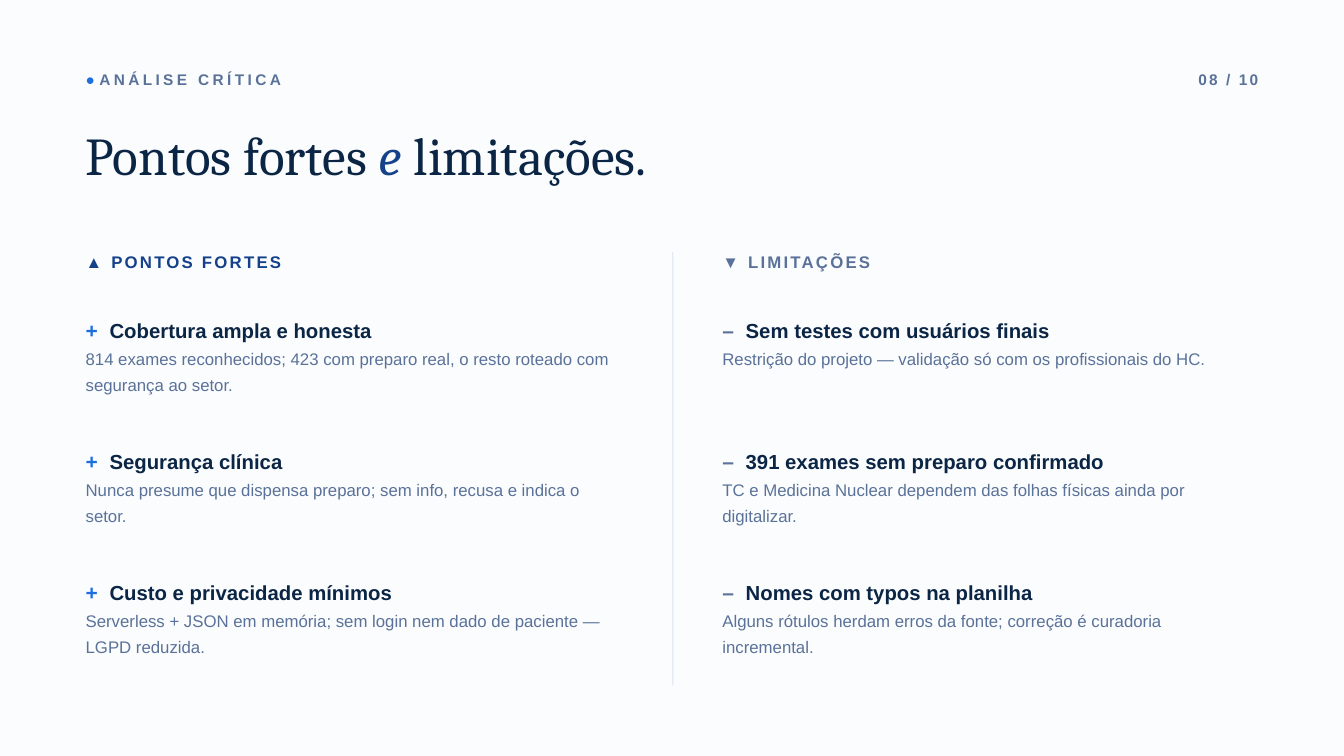
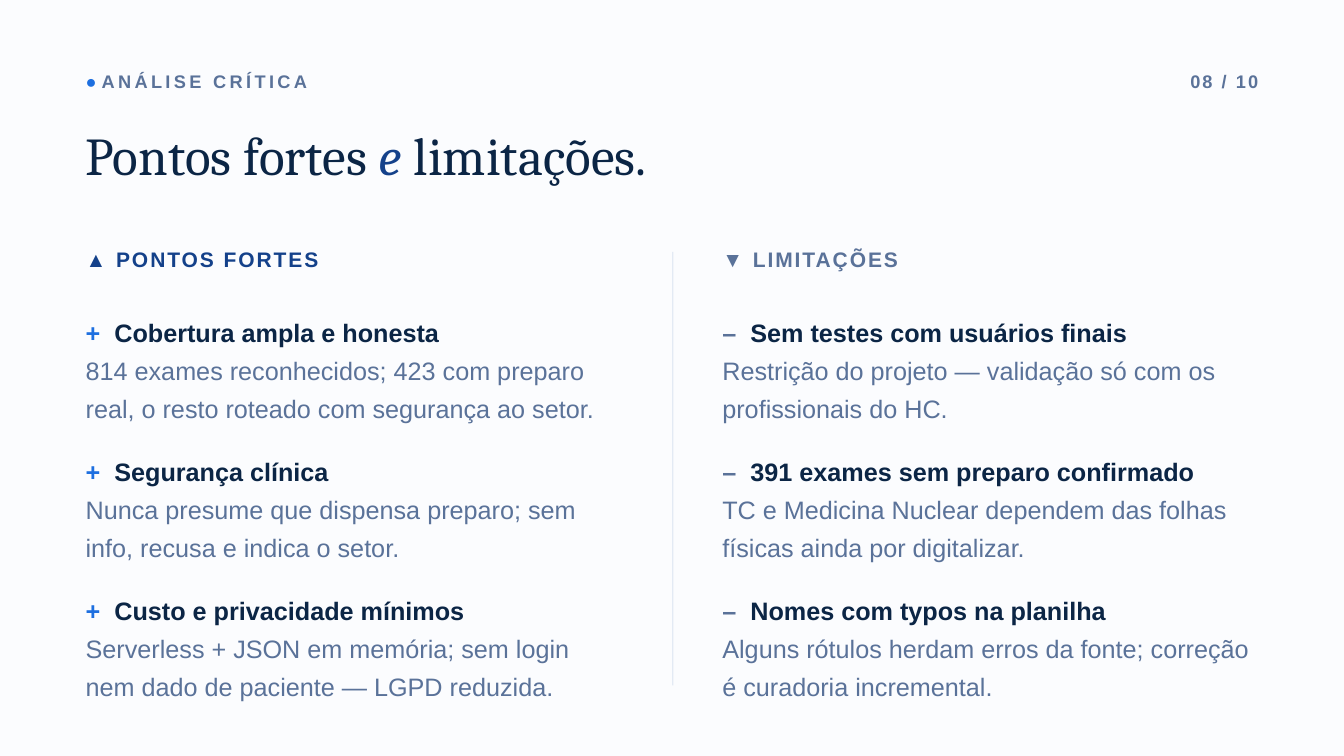
Before and after one commit to ata1de/hc-ufpe-exam-assistant, a slide deck: slide 9 of docs/Apresentacao_HC-UFPE.pptx. Drawn at 1344x756 pixels with LibreOffice and Linux fonts; fonts in the diff are those of the drawing. Boxes give left, top, right and bottom in pixels: in the first picture for what was removed or moved away, otherwise in the second. Text is boxed around its words. In the diff, an @@ line names an element or a change of style, - is before the commit and + after.

Commit message:
docs: bump presentation body text to >=18pt, drop presentation-time meta

```diff
--- a/docs/Apresentacao_HC-UFPE.pptx
+++ b/docs/Apresentacao_HC-UFPE.pptx
@@ text "● ANÁLISE CRÍTICA" at [102, 74, 307, 88]: size 11 to 13 pt @@
@@ text "08 / 10" at [1190, 75, 1258, 88]: size 11 to 13 pt @@
@@ text "08 / 10": place and size @@
-text "08 / 10" at [1198, 74, 1258, 85]
+text "08 / 10" at [1190, 75, 1258, 88]
@@ text "▲ PONTOS FORTES" at [116, 252, 319, 268]: size 12 to 15 pt, letter spacing 1.6 to 1.4 pt @@
@@ text "▼ LIMITAÇÕES" at [753, 251, 898, 272]: size 12 to 15 pt, letter spacing 1.6 to 1.4 pt @@
@@ text "+ Cobertura ampla e honesta" at [86, 323, 594, 423]: size 15 to 18 pt in "+"; size 14.5 to 18 pt in "Cobertura ampla e honesta"; size 12 to 18 pt in "814 exames reconhecidos; 423 com preparo real, ..."; line spacing 1.3 to 1.25 @@
@@ text "– Sem testes com usuários ..." at [722, 323, 1216, 423]: size 15 to 18 pt in "–"; size 14.5 to 18 pt in "Sem testes com usuários finais"; size 12 to 18 pt in "Restrição do projeto — validação só com ..."; line spacing 1.3 to 1.25 @@
@@ text "+ Segurança clínica": place and size @@
-text "+ Segurança clínica" at [86, 454, 579, 522]
+text "+ Segurança clínica" at [86, 462, 576, 560]
@@ text "+ Segurança clínica" at [86, 462, 576, 560]: size 15 to 18 pt in "+"; size 14.5 to 18 pt in "Segurança clínica"; size 12 to 18 pt in "Nunca presume que dispensa preparo; sem info, ..."; line spacing 1.3 to 1.25 @@
@@ text "– 391 exames sem preparo ...": place and size @@
-text "– 391 exames sem preparo ..." at [722, 454, 1184, 526]
+text "– 391 exames sem preparo ..." at [722, 462, 1226, 562]
@@ text "– 391 exames sem preparo ..." at [722, 462, 1226, 562]: size 15 to 18 pt in "–"; size 14.5 to 18 pt in "391 exames sem preparo confirmado"; size 12 to 18 pt in "TC e Medicina Nuclear dependem das folhas ..."; line spacing 1.3 to 1.25 @@
@@ text "+ Custo e privacidade mínimos": place and size @@
-text "+ Custo e privacidade mínimos" at [86, 585, 578, 653]
+text "+ Custo e privacidade mínimos" at [86, 601, 569, 701]
@@ text "+ Custo e privacidade mínimos" at [86, 601, 569, 701]: size 15 to 18 pt in "+"; size 14.5 to 18 pt in "Custo e privacidade mínimos"; size 12 to 18 pt in "Serverless + JSON em memória; sem login ..."; line spacing 1.3 to 1.25 @@
@@ text "– Nomes com typos na ...": place and size @@
-text "– Nomes com typos na ..." at [722, 585, 1161, 653]
+text "– Nomes com typos na ..." at [722, 601, 1249, 696]
@@ text "– Nomes com typos na ..." at [722, 601, 1249, 696]: size 15 to 18 pt in "–"; size 14.5 to 18 pt in "Nomes com typos na planilha"; size 12 to 18 pt in "Alguns rótulos herdam erros da fonte; correção ..."; line spacing 1.3 to 1.25 @@
```
Also in this commit, not shown: 10 other slides changed.
